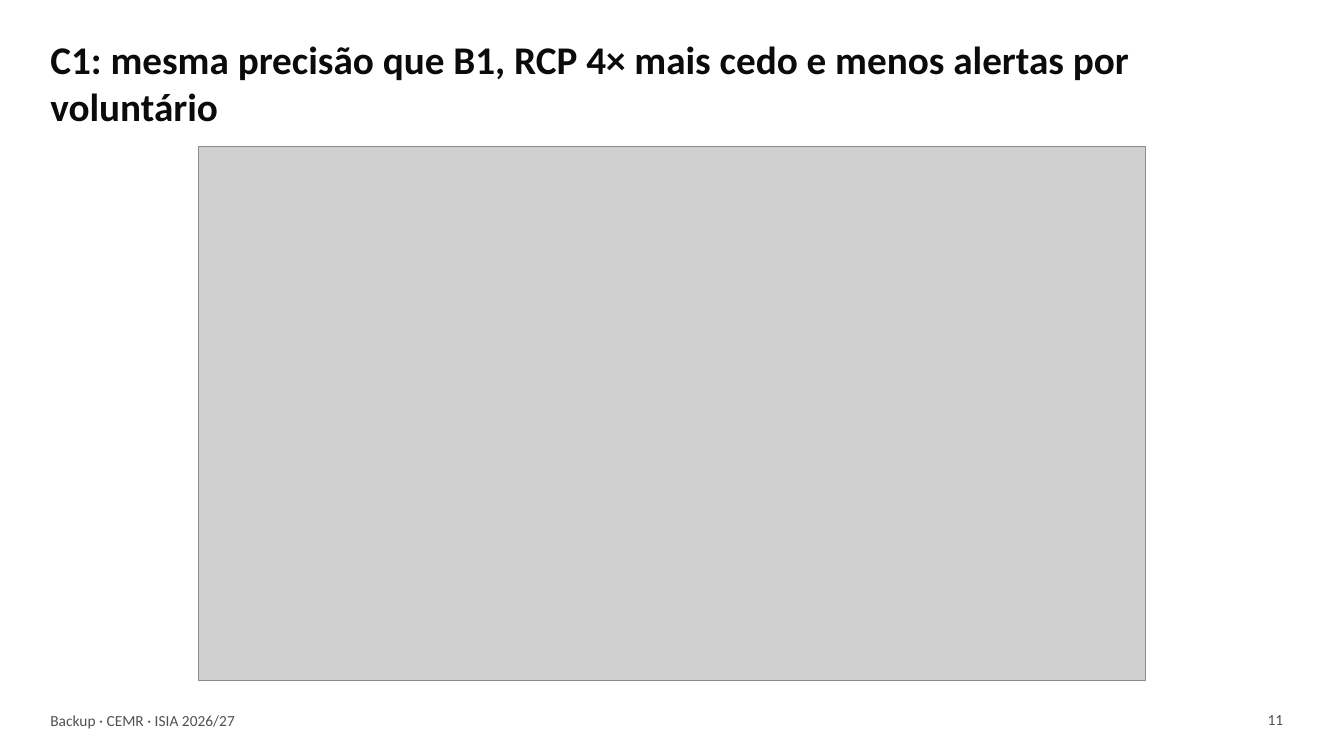
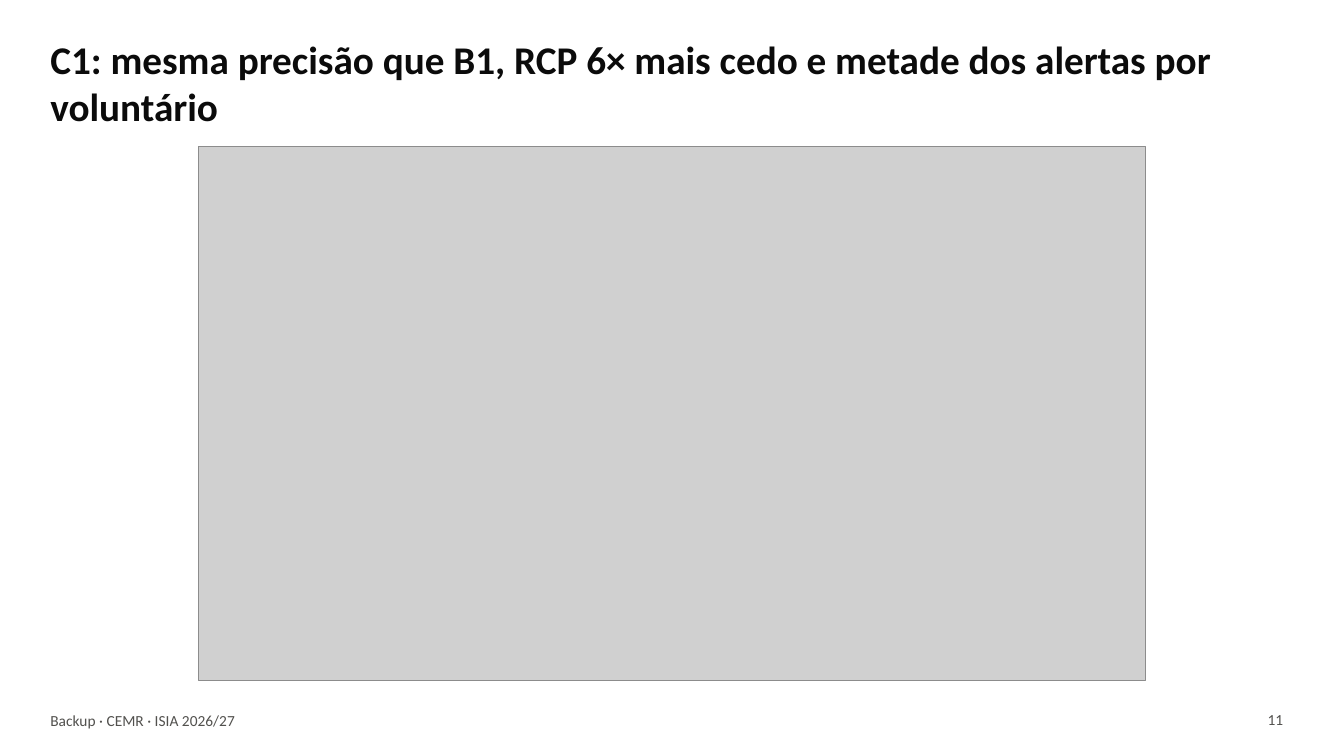
Before and after one commit to rodrigoilde/fcup-isia, a slide deck: slide 11 of slides/apresentacao.pptx. Drawn at 1344x756 pixels with LibreOffice and Linux fonts; fonts in the diff are those of the drawing; grey boxes stand for pictures. Boxes give left, top, right and bottom in pixels: in the first picture for what was removed or moved away, otherwise in the second. Text is boxed around its words. In the diff, an @@ line names an element or a change of style, - is before the commit and + after.

```diff
--- a/slides/apresentacao.pptx
+++ b/slides/apresentacao.pptx
@@ title at (x1=50, y1=46, x2=1211, y2=122): text changed @@
-C1: mesma precisão que B1, RCP 4× mais cedo e menos alertas por voluntário
+C1: mesma precisão que B1, RCP 6× mais cedo e metade dos alertas por voluntário
```
Also in this commit, not shown: 8 other slides changed, 2 slides added, 1 other file.
